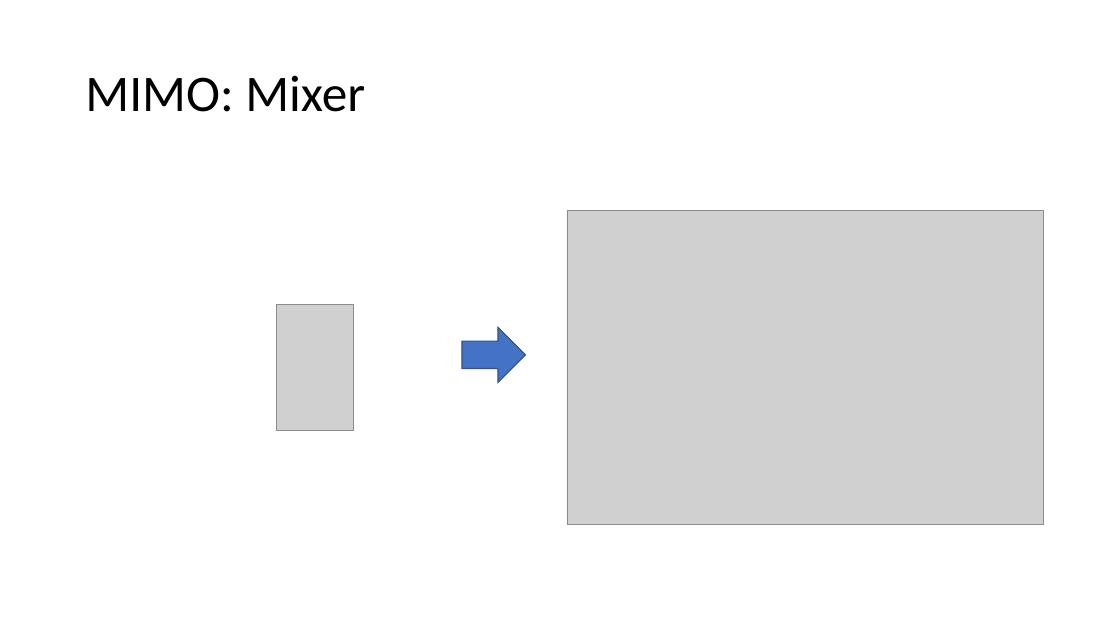
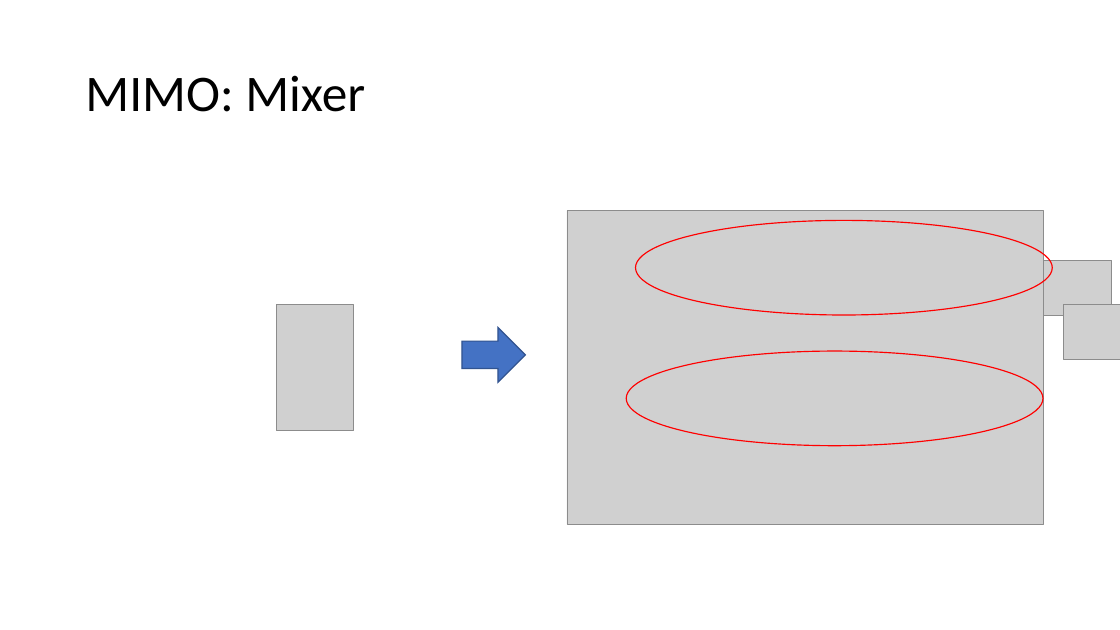
Before and after one commit to kkunal1408/GANA_circuit_data, a slide deck: slide 13 of circuit_data/source_files/individual_test_data_org/summary_results.pptx (slide 8 before the commit). Drawn at 1120x630 pixels with LibreOffice and Linux fonts; fonts in the diff are those of the drawing; grey boxes stand for pictures. Boxes give left, top, right and bottom in pixels: in the first picture for what was removed or moved away, otherwise in the second. Text is boxed around its words. In the diff, an @@ line names an element or a change of style, - is before the commit and + after.

```diff
--- a/circuit_data/source_files/individual_test_data_org/summary_results.pptx
+++ b/circuit_data/source_files/individual_test_data_org/summary_results.pptx
@@ ellipse added at box(636, 220, 1053, 315), outline #FF0000 1 pt @@
@@ picture added at box(1034, 260, 1112, 315) @@
@@ picture added at box(1064, 304, 1120, 359) @@
@@ ellipse added at box(627, 351, 1044, 446), outline #FF0000 1 pt @@
```
Also in this commit, not shown: 6 other slides changed, 11 slides added, 3 other files.
